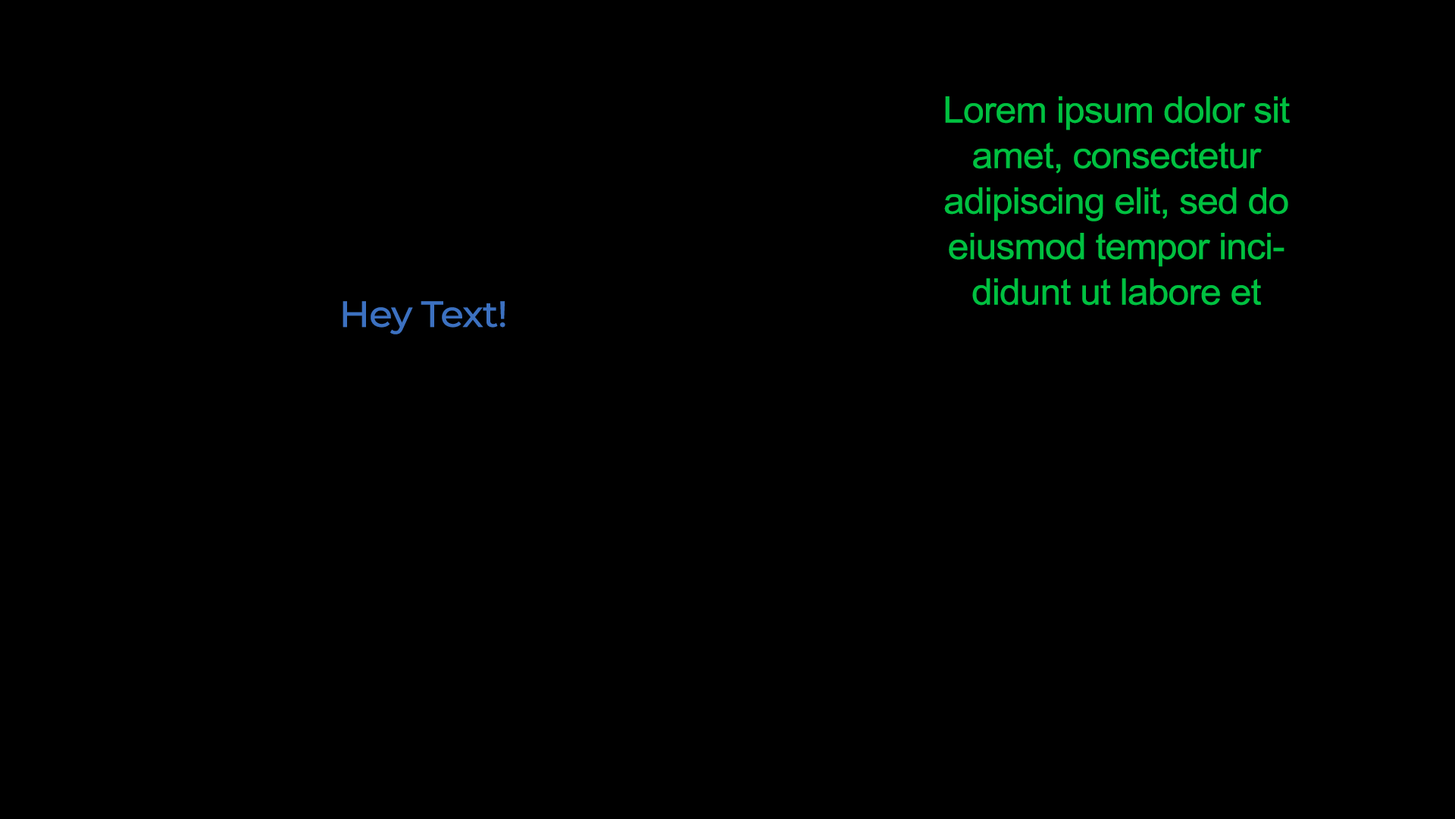
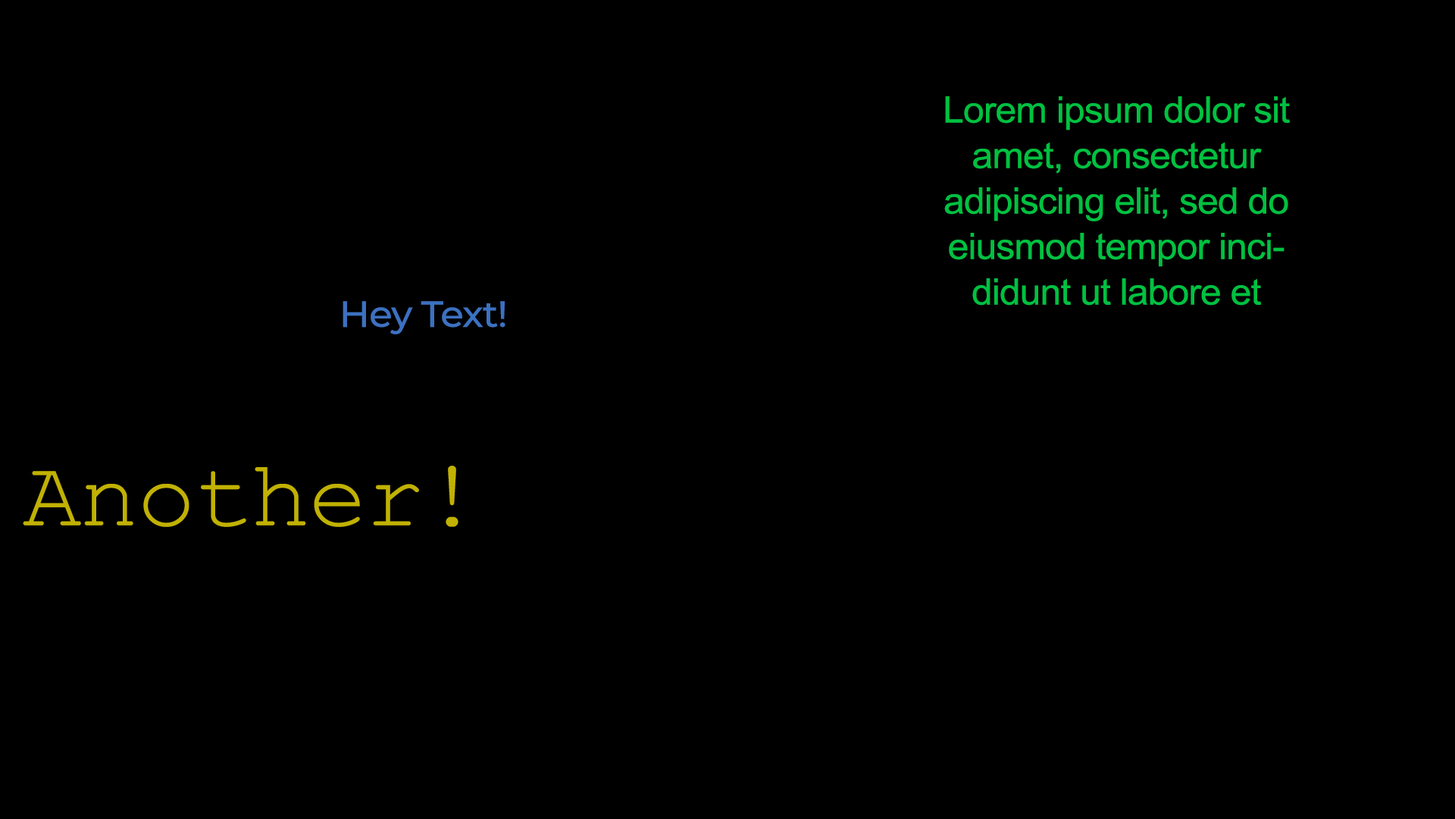
Two versions of the same layered image (1455px x 819px). Layer-by-layer changes:
added layer "Another!" above "Hey Text!" over [22, 465, 459, 527]
